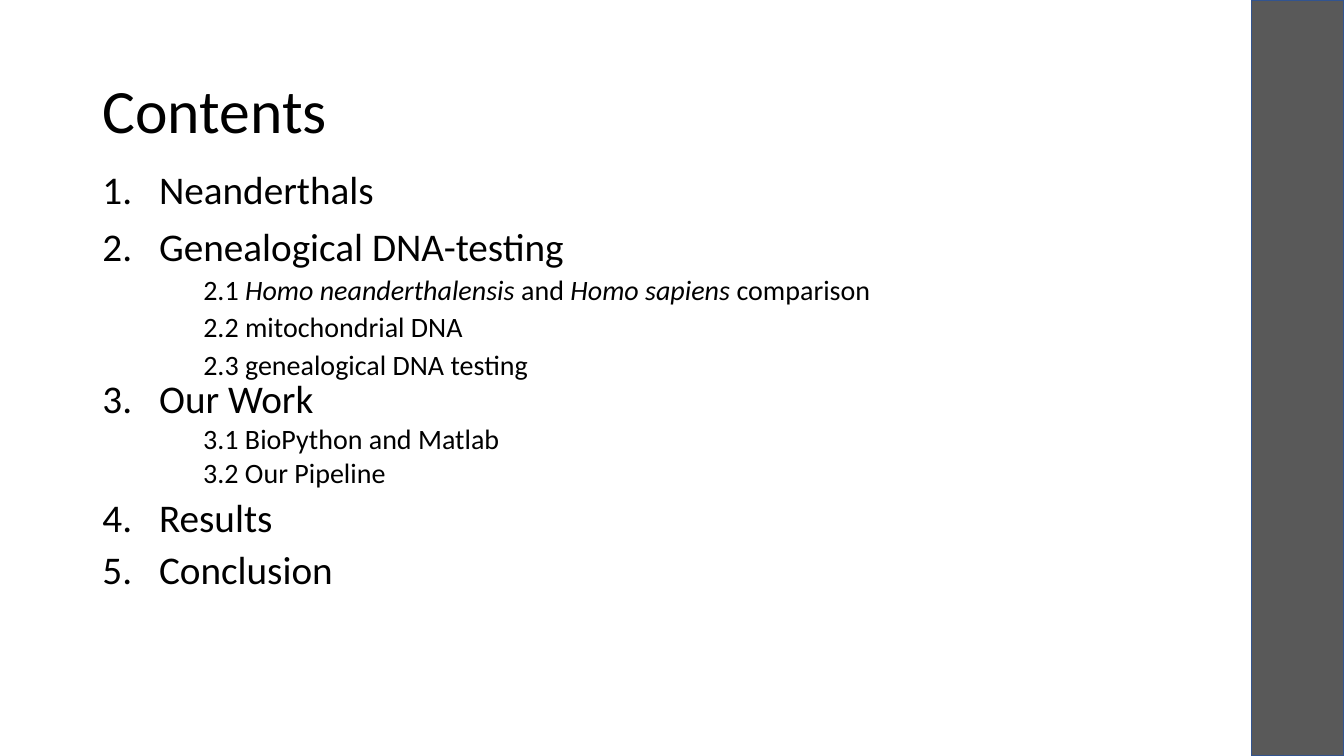
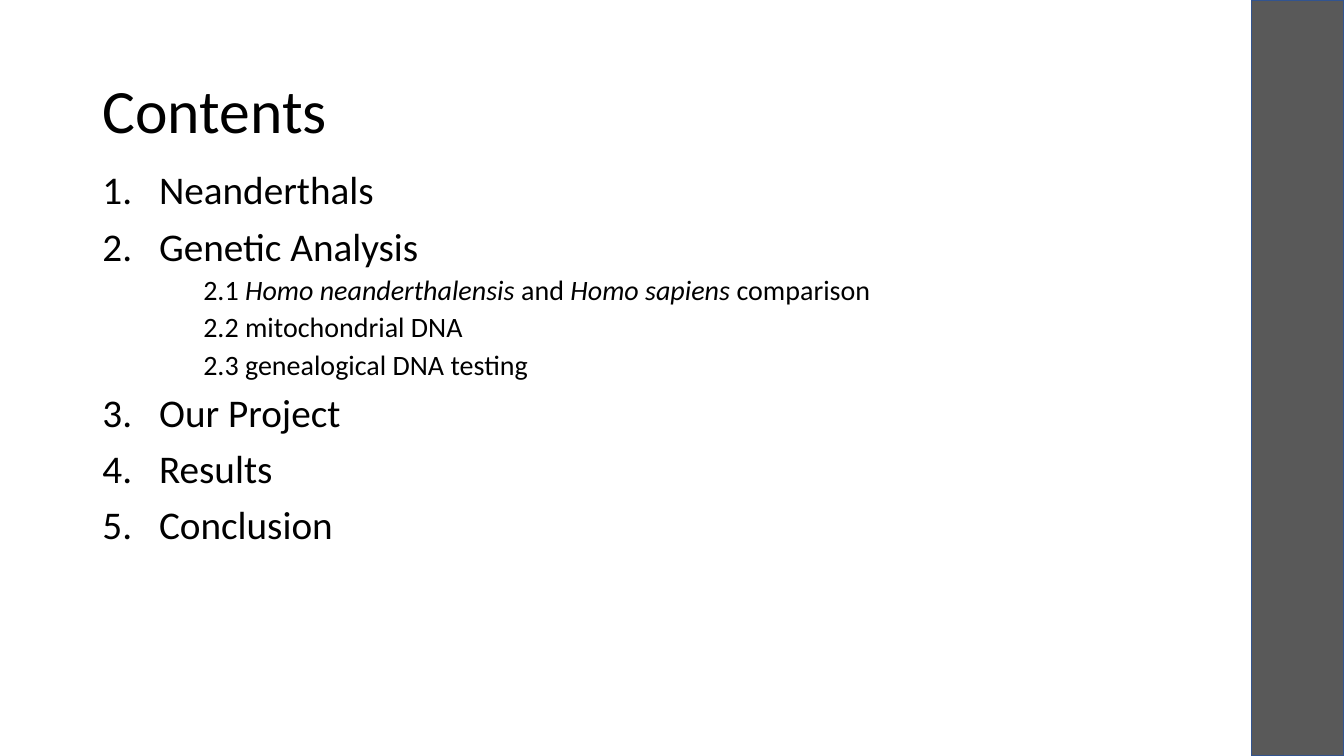
Before and after one commit to laksannathan/Biopython, a slide deck: slide 2 of humans_demo/Humans.pptx. Drawn at 1344x756 pixels with LibreOffice and Linux fonts; fonts in the diff are those of the drawing. Boxes give left, top, right and bottom in pixels: in the first picture for what was removed or moved away, otherwise in the second. Text is boxed around its words. In the diff, an @@ line names an element or a change of style, - is before the commit and + after.

```diff
--- a/humans_demo/Humans.pptx
+++ b/humans_demo/Humans.pptx
@@ text at (x1=159, y1=233, x2=418, y2=268): text changed @@
-2. Genealogical DNA-testing
+2. Genetic Analysis
@@ text "Our Project" moved from (x1=159, y1=385, x2=499, y2=585) to (x1=159, y1=400, x2=340, y2=540) @@
@@ text at (x1=159, y1=400, x2=340, y2=434): text changed; size 20 to 28 pt @@
-3. Our Work
-    3.1 BioPython and Matlab
-    3.2 Our Pipeline
+3. Our Project
@@ text at (x1=159, y1=455, x2=333, y2=540): line spacing 0.8 to 0.9 @@
```
Also in this commit, not shown: 5 other slides changed, 3 slides added, 1 other file.
